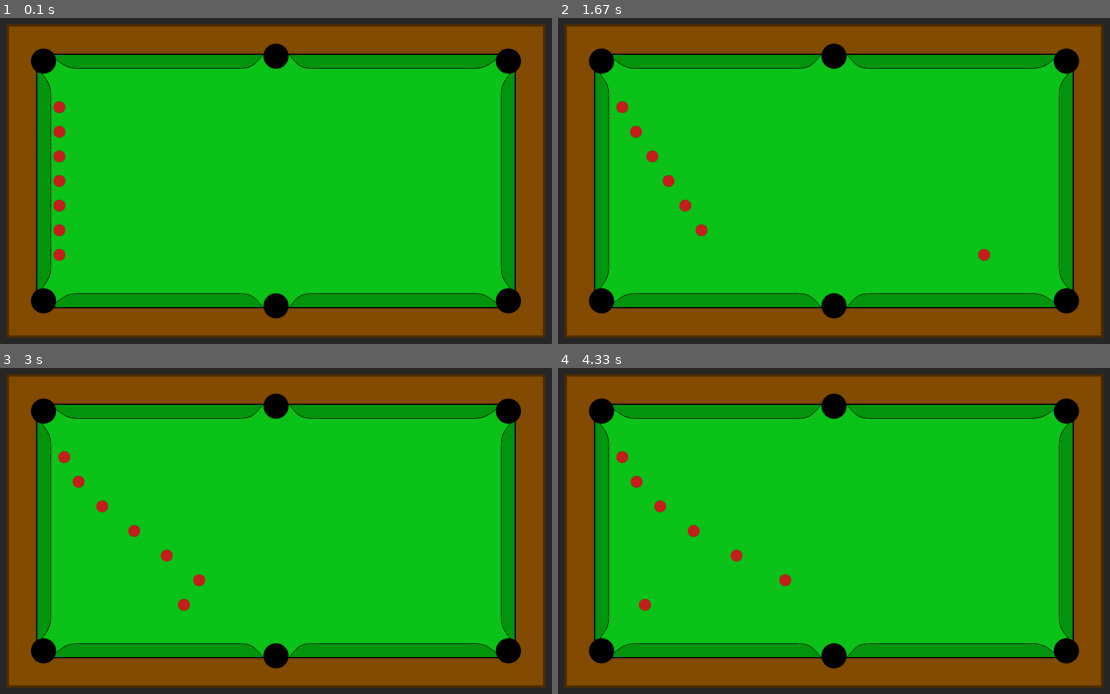
Above: before the commit, frames 1-4 (two rows, left to right).
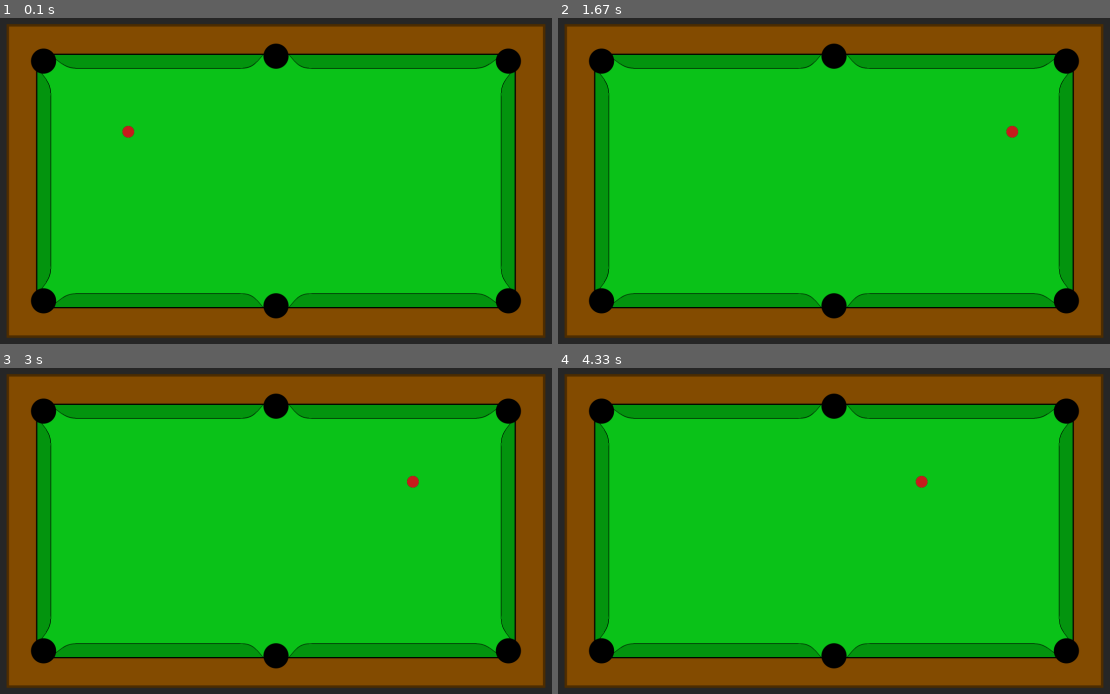
Above: after the commit, the same moments.

Repository: AdamJ-3141/Dissertation
Game: pygame game, started from pool_simulation/main.py
The game is run twice, just before and just after one commit, with the same random seed, the same clock (stepped at 60 frames per second) and the same inputs.
Inputs:
- Up to frame 1 (0.1 s): no input
- Up to frame 2 (1.67 s): tap Space at 0.33 s
- Up to frame 3 (3 s): no input
- Up to frame 4 (4.33 s): no input

The runs differ from the first frame. In frame 1, 0.6% of the frame differs, in the area x 9-25%, y 25-75%; in frame 2, 0.6%; in frame 3, 0.5%; in frame 4, 0.6%.

Commit message:
Reverted to previous commit to restart proper cushion bounce. This is complicated.

Diff:
--- a/pool_simulation/main.py
+++ b/pool_simulation/main.py
@@ -6,7 +6,7 @@
 
 # ---- TEMPORARY SHOT SETTINGS ----
 # Cue ball initial velocity (m/s)
-CUE_VELOCITY_INIT = np.array([2, -0.2])   # x and y components
+CUE_VELOCITY_INIT = np.array([1, 0])   # x and y components
 # Cue ball angular velocity (rad/s)
 CUE_ANGULAR_INIT = np.array([0.0, 0.0, 0.0])  # ωx, ωy, ωz
 
@@ -16,21 +16,15 @@
 
 def main():
     sim = Simulation(
-        n_balls=7, dt_max=FRAME_TIME)
+        n_balls=1, dt_max=FRAME_TIME)
 
     sim.reset(
         positions=np.array([
-            [-0.86, 0],
-            [-0.88, 0.3],
-            [-0.88, 0.2],
-            [-0.88, 0.1],
-            [-0.88, 0.0],
-            [-0.88, -0.1],
-            [-0.88, -0.2],
-            [-0.88, -0.3],
+            [-0.6, 0.3],
+            [-0.6, 0.2],
         ]),
-        colours=np.array([3, 0, 0, 0, 0, 0, 0, 0]),
-        in_play=np.array([False, True, True, True, True, True, True, True])
+        colours=np.array([3, 0]),
+        in_play=np.array([False, True])
     )
     renderer = Renderer(sim)
 
@@ -48,13 +42,7 @@
                     # sim.velocities[0] = CUE_VELOCITY_INIT.copy()
                     # sim.angular[0] = CUE_ANGULAR_INIT.copy()
                     sim.velocities[1:] = np.array([
-                        [0.1, 0],
-                        [0.2, 0],
-                        [0.3, 0],
-                        [0.4, 0],
-                        [0.5, 0],
-                        [0.6, 0],
-                        [3, 0],
+                        [2, 0],
                     ])
                     shot_played = True
 
--- a/pool_simulation/physics/engine.py
+++ b/pool_simulation/physics/engine.py
@@ -207,8 +207,15 @@
 
                 contact_points[line_mask] = proj
                 line_dirs = v / np.linalg.norm(v, axis=1)[:, None]
+                # candidate normals (rotated tangent)
+                n_cand = np.column_stack([-line_dirs[:, 1], line_dirs[:, 0]])
+                # fix orientation so normals point inward
+                midpoints = (p0s + p1s) / 2
+                to_center = -midpoints
+                flip = np.sum(n_cand * to_center, axis=1) < 0
+                n_cand[flip] *= -1
                 t[line_mask] = line_dirs
-                n[line_mask] = np.column_stack([-line_dirs[:, 1], line_dirs[:, 0]])
+                n[line_mask] = n_cand
 
             # --- Circles ---
             if np.any(circle_mask):
@@ -292,20 +299,147 @@
             dt
         )
 
-        # Move to contact point
-        pos_contact = self.positions[colliding_balls] + self.velocities[colliding_balls] * dt_contact[:, None]
-
-        # Reflect velocity along normal
-        v_norm = np.sum(self.velocities[colliding_balls] * normals, axis=1)[:, None] * normals
-        vel_reflected = self.velocities[colliding_balls] - 2 * v_norm
-
-        # Continue motion for remaining dt
-        dt_remain = dt - dt_contact
-        pos_final = pos_contact + vel_reflected * dt_remain[:, None]
-
-        # Update balls
-        self.positions[colliding_balls] = pos_final
-        self.velocities[colliding_balls] = vel_reflected
+        print(f"v = {self.velocities[0]}\nw = {self.angular[0]}")
+        if colliding_balls.size > 0:
+            print("\n---------------------| COLLISION |---------------------\n")
+
+            # Move to contact positions
+            pos_contact = self.positions[colliding_balls] + self.velocities[colliding_balls] * dt_contact[:, None]
+
+            vel_in = self.velocities[colliding_balls].copy()  # (K,2)
+            w_in = self.angular[colliding_balls].copy()  # (K,3)
+            R_arr = self.radii[colliding_balls]  # (K,)
+            M_arr = np.where(colliding_balls == 0, self.cb_mass, self.ob_mass)  # (K,)
+
+            vel_out = np.zeros_like(vel_in)
+            w_out = np.zeros_like(w_in)
+
+            # rail tilt constants (Mathavan geometry)
+            sin_th = 2.0 / 5.0
+            cos_th = np.sqrt(max(0.0, 1.0 - sin_th * sin_th))
+            k = np.array([0.0, 0.0, 1.0], dtype=float)
+
+            e = E_CUSHION
+            mu = MU_W
+
+            for local_i, ball_idx in enumerate(colliding_balls):
+                v2 = vel_in[local_i]  # 2D linear vel
+                w3 = w_in[local_i].copy()  # 3D angular vel (x,y,z)
+                n2 = normals[local_i]  # 2D cushion normal (xy)
+                t2 = tangents[local_i]  # 2D tangent (xy)
+                R = float(R_arr[local_i])
+                M = float(M_arr[local_i])
+
+                # Build 3D tangent T, in-table normal A and tilted normal Z'
+                T = np.array([t2[0], t2[1], 0.0], dtype=float)
+                T_norm = np.linalg.norm(T)
+                if T_norm < 1e-12:
+                    T = np.array([1.0, 0.0, 0.0], dtype=float)
+                    T_norm = 1.0
+                T /= T_norm
+
+                A = np.cross(T, k)
+                A_norm = np.linalg.norm(A)
+                if A_norm < 1e-12:
+                    # degenerate: choose x axis as fallback
+                    A = np.array([1.0, 0.0, 0.0], dtype=float)
+                else:
+                    A /= A_norm
+
+                Zp = cos_th * A + sin_th * k
+                Zp /= (np.linalg.norm(Zp) + 1e-15)
+
+                Yp = np.cross(Zp, T)
+                Yp_norm = np.linalg.norm(Yp)
+                if Yp_norm < 1e-12:
+                    Yp = np.array([0.0, 1.0, 0.0], dtype=float)
+                else:
+                    Yp /= Yp_norm
+
+                # enforce inward-pointing cushion normal
+                table_center = np.array([0.0, 0.0, 0.0])
+                if np.dot(Zp[:2], (table_center[:2] - self.positions[ball_idx])) < 0:
+                    Zp = -Zp
+
+                # contact arms (center -> contact point). Convention: r_I = -R * Zp
+                r_I = -R * Zp
+                r_C = -R * k
+
+                # Compose 3D pre-impact contact velocity
+                v3 = np.array([v2[0], v2[1], 0.0], dtype=float)
+                u_I0 = v3 + np.cross(w3, r_I)
+
+                # approach speed along Z' (should be negative when approaching)
+                vrel_n0 = float(np.dot(u_I0, Zp))
+
+                # If not approaching, skip collision for this ball
+                if vrel_n0 >= 0.0:
+                    vel_out[local_i] = v2
+                    w_out[local_i] = w3
+                    # ensure center is at contact pos to avoid weird re-detection
+                    self.positions[ball_idx] = pos_contact[local_i]
+                    continue
+
+                # Normal impulse (single-step restitution)
+                Jn_scalar = -(1.0 + e) * M * vrel_n0  # positive magnitude
+                Jn = Jn_scalar * Zp  # 3D vector
+
+                # Tangential slip in T–Y' plane
+                uI_T = float(np.dot(u_I0, T))
+                uI_Yp = float(np.dot(u_I0, Yp))
+                slip_vec = uI_T * T + uI_Yp * Yp  # 3D slip vector in the cushion tangent plane
+                slip_mag = np.linalg.norm(slip_vec)
+
+                # Required tangential impulse to zero slip (single-step for a solid sphere)
+                # Jt_req = - (2/7) * M * slip_vec
+                alpha = 0.2  # tuning factor <1 to avoid over-wide rebound
+                Jt_req = -alpha * (2.0 / 7.0) * M * slip_vec
+
+                # Coulomb clamp: |Jt| <= mu * |Jn_scalar|
+                Jt_limit = mu * abs(Jn_scalar)
+                Jt_norm = np.linalg.norm(Jt_req)
+                if Jt_norm > 1e-15 and Jt_norm > Jt_limit:
+                    Jt = Jt_req * (Jt_limit / Jt_norm)
+                else:
+                    Jt = Jt_req
+
+                # Apply impulses to linear and angular velocity
+                dv = (Jn + Jt) / M
+                dL = np.cross(r_I, Jt)  # normal impulse about r_I produces no torque (r_I || Zp)
+                I_scalar = (2.0 / 5.0) * M * (R ** 2)
+                dw = dL / (I_scalar + 1e-15)
+
+                v3_after = v3 + dv
+                w3_after = w3 + dw
+
+                vel_out[local_i] = v3_after[:2]
+                w_out[local_i] = w3_after
+
+                # push the center slightly out of the cushion along XY projection of Z'
+                zpxy = Zp[:2]
+                zpxy_norm = np.linalg.norm(zpxy)
+                if zpxy_norm > 1e-12:
+                    n_xy = zpxy / zpxy_norm
+                else:
+                    flat_n = np.array([-t2[1], t2[0]], dtype=float)
+                    fnorm = np.linalg.norm(flat_n)
+                    if fnorm < 1e-12:
+                        n_xy = np.array([1.0, 0.0], dtype=float)
+                    else:
+                        n_xy = flat_n / fnorm
+
+                # place center at contact point + radius along n_xy (prevents overlap)
+                self.positions[ball_idx] = contact_pts[local_i] + n_xy * R
+
+            # Advance for the remaining dt using the post-impact velocities
+            dt_remain = dt - dt_contact
+            # make sure shapes align for broadcasting
+            pos_final = self.positions[colliding_balls] + vel_out * dt_remain[:, None]
+
+            # Commit results
+            self.positions[colliding_balls] = pos_final
+            self.velocities[colliding_balls] = vel_out
+            self.angular[colliding_balls] = w_out
 
     def handle_state_updates(self, dt):
         # --- Analytic movement update (from Jia–Mason–Erdmann) ---
